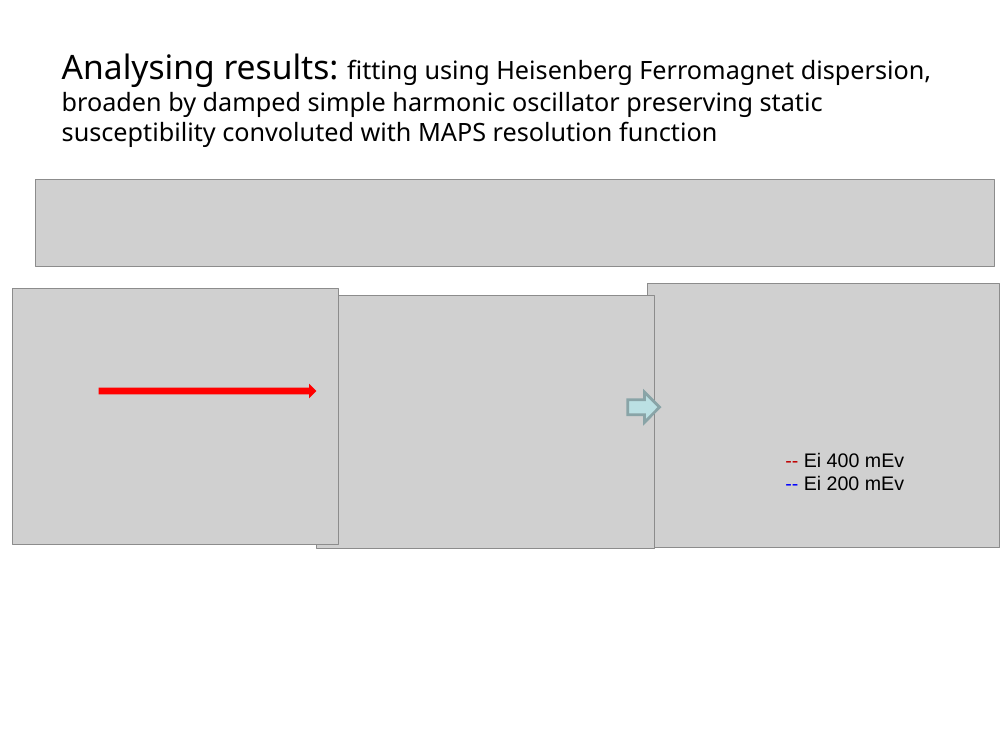
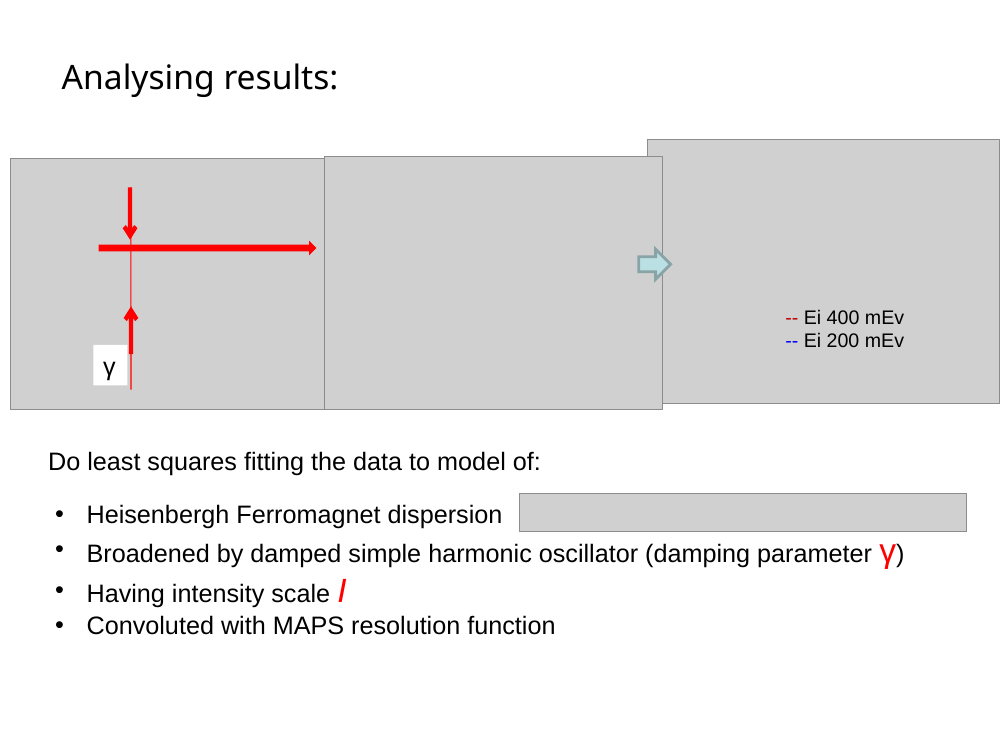
Before and after one commit to abuts/Fe, a slide deck: slide 9 of June2017/Icns2017/ICNS2017.ppt. Drawn at 1008x756 pixels with LibreOffice and Linux fonts; fonts in the diff are those of the drawing; grey boxes stand for pictures; background and template pictures are left out. Boxes give left, top, right and bottom in pixels: in the first picture for what was removed or moved away, otherwise in the second. Text is boxed around its words. In the diff, an @@ line names an element or a change of style, - is before the commit and + after.

```diff
--- a/June2017/Icns2017/ICNS2017.ppt
+++ b/June2017/Icns2017/ICNS2017.ppt
@@ title removed at bbox=[62, 53, 931, 147] @@
-Analysing results: fitting using Heisenberg Ferromagnet dispersion, broaden by damped simple harmonic oscillator preserving static susceptibility convoluted with MAPS resolution function
@@ title added at bbox=[62, 63, 339, 97], 24 pt, text #000000 @@
+Analysing results:
@@ picture: place and size @@
-picture at bbox=[13, 288, 339, 544]
+picture at bbox=[11, 159, 346, 410]
@@ picture: place and size @@
-picture at bbox=[35, 179, 994, 267]
+picture at bbox=[325, 156, 662, 409]
@@ 1 picture, 1 text, 1 right arrow: place and size @@
-1 picture, 1 text, 1 right arrow at bbox=[100, 283, 1000, 547]
+1 picture, 1 text, 1 right arrow at bbox=[100, 140, 1000, 404]
@@ right arrow at bbox=[100, 244, 314, 252]: proportions changed @@
@@ right arrow at bbox=[639, 249, 671, 279]: proportions changed @@
@@ right arrow: place and size @@
-right arrow at bbox=[628, 392, 660, 422]
+right arrow at bbox=[639, 249, 671, 279]
@@ group added at bbox=[94, 187, 131, 389]: 2 arrows, 1 line, 1 rectangle @@
+γ
@@ text added at bbox=[48, 451, 541, 476], 18 pt, text #000000 @@
+Do least squares fitting the data to model of:
@@ text added at bbox=[87, 504, 896, 635], 18 pt, text #000000 @@
+• Heisenbergh Ferromagnet dispersion
+• Broadened by damped simple harmonic oscillator (damping parameter γ)
+• Having intensity scale I
+• Convoluted with MAPS resolution function
@@ picture: place and size @@
-picture at bbox=[317, 295, 654, 548]
+picture at bbox=[520, 494, 967, 532]
```
Also in this commit, not shown: 4 other slides changed, 5 slides added, 2 slides removed, 2 other files.
